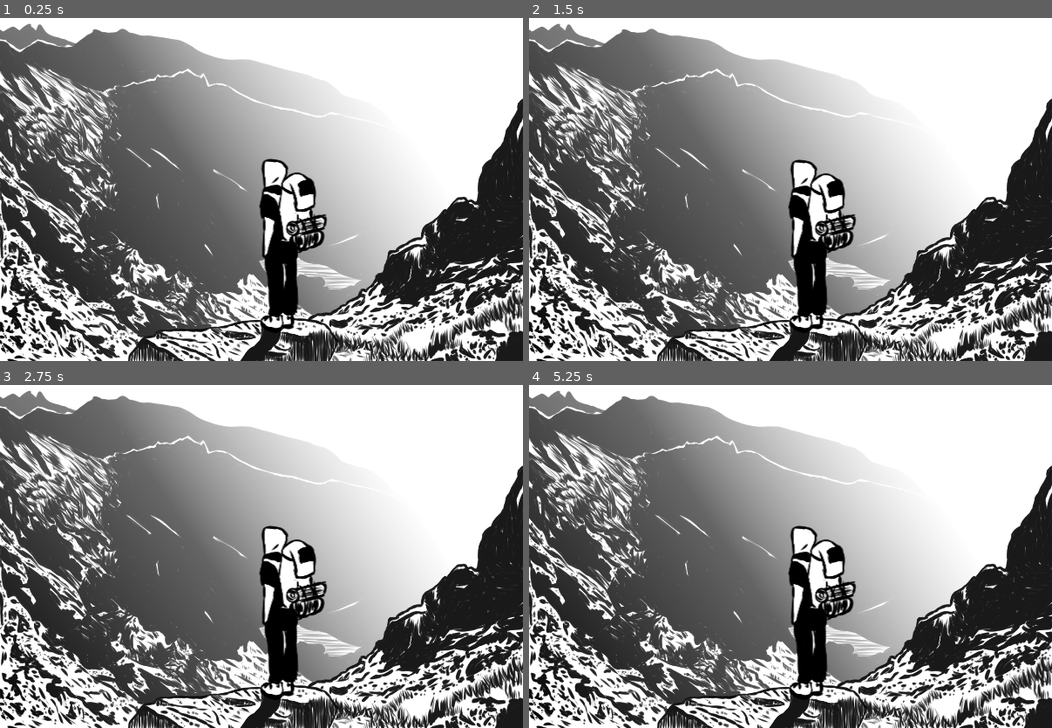
Above: before the commit, frames 1-4 (two rows, left to right).
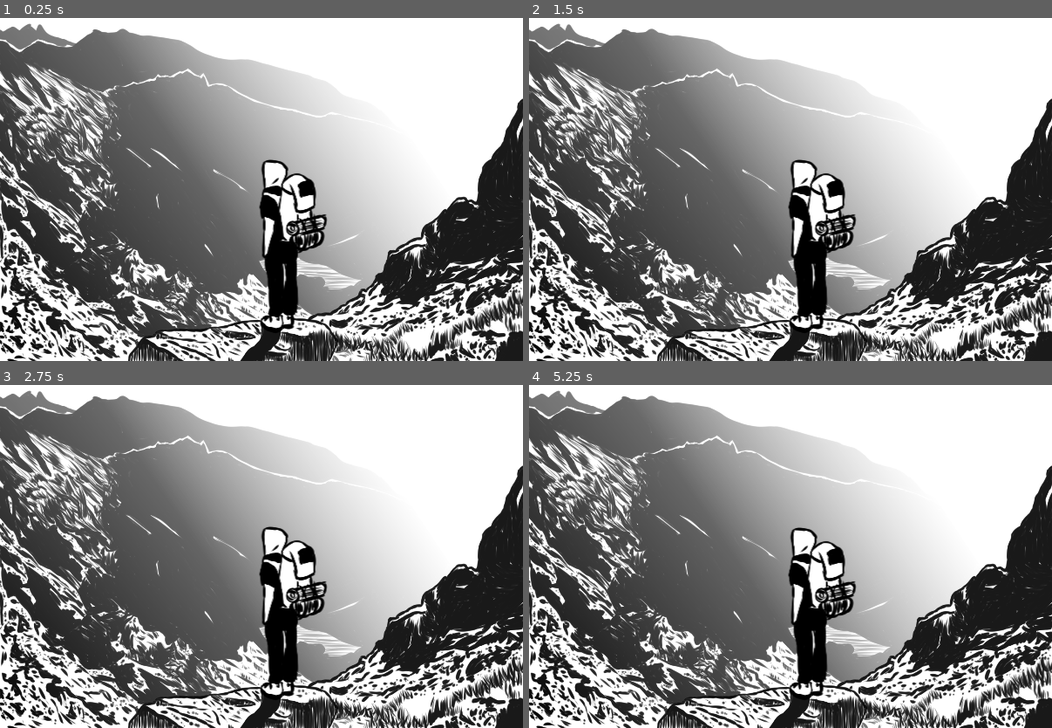
Above: after the commit, the same moments.

Repository: Ant0yne/35hJam_Edition-1
Game: Godot game, scene res://Scene/Jour2Saison1.tscn
Same seed, same stepped clock (60 frames per second), same inputs: the game is played once before the commit and once after it. This scene is started directly instead of the project's main scene. Sound files missing from this copy of the repository are replaced by a short silence.
Inputs (mouse positions are in pixels of both pictures, inside the frame that each line leads up to):
- Up to frame 1 (0.25 s): no input
- Up to frame 2 (1.5 s): move the mouse to (905, 144) at 0.52 s; click (905, 144) at 0.67 s; tap Enter at 1.25 s; move the mouse to (685, 182) at 1.27 s; click (685, 182) at 1.42 s
- Up to frame 3 (2.75 s): move the mouse to (313, 446) at 2.02 s; click (313, 446) at 2.17 s
- Up to frame 4 (5.25 s): move the mouse to (764, 611) at 2.77 s; click (764, 611) at 2.92 s; move the mouse to (947, 590) at 3.52 s; click (947, 590) at 3.67 s; tap Space at 4.25 s; move the mouse to (633, 474) at 4.27 s; click (633, 474) at 4.42 s; move the mouse to (816, 532) at 5.02 s; click (816, 532) at 5.17 s

The runs differ from the first frame. In frame 1, 0.3% of the frame differs, in the area x 49-61%, y 40-58%; in frame 2, nothing differs; in frame 3, 0.3%; in frame 4, 0.5%.

Commit message:
random bruit feu

Diff:
--- a/Scene/Jour1Saison1.tscn
+++ b/Scene/Jour1Saison1.tscn
@@ -380,7 +380,7 @@
 [node name="Personnage" type="AnimatedSprite" parent="."]
 position = Vector2( 99.1428, 362.122 )
 frames = SubResource( 9 )
-frame = 3
+frame = 2
 playing = true
 
 [node name="Herbe Perso" type="Sprite" parent="Personnage"]
--- a/Scene/Jour2Saison1.tscn
+++ b/Scene/Jour2Saison1.tscn
@@ -37,7 +37,6 @@
 [ext_resource path="res://Graphisme/Jour 2 Saison 1/Personnage/personnageJour2Saison10010.png" type="Texture" id=35]
 [ext_resource path="res://SD/Jour2Saison1.ogg" type="AudioStream" id=36]
 [ext_resource path="res://Script/Jour2Saison1.gd" type="Script" id=37]
-
 
 [sub_resource type="Shader" id=1]
 code = "// original wind shader from https://github.com/Maujoe/godot-simple-wind-shader-2d/tree/master/assets/maujoe.simple_wind_shader_2d
@@ -127,9 +126,18 @@
 [node name="Personnage" type="AnimatedSprite" parent="."]
 position = Vector2( 328.612, 309.951 )
 frames = SubResource( 3 )
-frame = 22
+frame = 29
 playing = true
 
-[node name="AudioStreamPlayer" type="AudioStreamPlayer" parent="."]
+[node name="Ambiance" type="AudioStreamPlayer" parent="."]
 stream = ExtResource( 36 )
 autoplay = true
+
+[node name="Area2D" type="Area2D" parent="."]
+
+[node name="CollisionPolygon2D" type="CollisionPolygon2D" parent="Area2D"]
+polygon = PoolVector2Array( -12.2283, 459.136, -5.99197, -19.2764, 613.183, -9.47649, 609.619, 143.758, 597.213, 154.715, 594.435, 164.636, 581.339, 187.257, 577.768, 207.099, 555.941, 228.529, 548.798, 273.77, 526.177, 265.833, 487.704, 299.845, 485.344, 313.531, 449.477, 326.273, 441.454, 352.701, 434.375, 352.701, 429.655, 364.972, 380.102, 395.648, 361.696, 398.479, 356.505, 402.255, 338.1, 399.895, 341.403, 322.497, 347.538, 324.857, 369.719, 316.362, 371.607, 305.036, 368.303, 300.316, 373.967, 297.013, 375.854, 282.855, 368.775, 282.855, 357.921, 285.214, 358.393, 275.304, 362.168, 252.651, 352.258, 239.437, 339.043, 234.245, 329.133, 239.437, 329.605, 224.335, 301.76, 219.615, 303.176, 253.123, 297.041, 272, 301.76, 289.934, 300.816, 327.217, 304.12, 338.543, 309.311, 398.951, 302.704, 399.423, 297.985, 402.255, 254.567, 411.694, 184.72, 414.053, 174.337, 420.66, 165.371, 422.076, 147.909, 442.841, 145.549, 457.471 )
+
+[node name="Vent" type="AudioStreamPlayer" parent="."]
+[connection signal="mouse_entered" from="Area2D" to="." method="_on_Area2D_mouse_entered"]
+[connection signal="mouse_exited" from="Area2D" to="." method="_on_Area2D_mouse_exited"]
--- a/Scene/Nuit1Saison1.tscn
+++ b/Scene/Nuit1Saison1.tscn
@@ -35,7 +35,6 @@
 [ext_resource path="res://SD/Nuit1Saison1.ogg" type="AudioStream" id=33]
 [ext_resource path="res://Script/Nuit1Saison1.gd" type="Script" id=34]
 
-
 [sub_resource type="SpriteFrames" id=1]
 animations = [ {
 "frames": [ ExtResource( 11 ), ExtResource( 10 ), ExtResource( 9 ), ExtResource( 7 ), ExtResource( 8 ), ExtResource( 5  …(421 unchanged characters)…
@@ -66,9 +65,19 @@
 [node name="Personnage" type="AnimatedSprite" parent="."]
 position = Vector2( 356, 337 )
 frames = SubResource( 1 )
-frame = 22
+frame = 25
 playing = true
 
-[node name="AudioStreamPlayer" type="AudioStreamPlayer" parent="."]
+[node name="Ambiance" type="AudioStreamPlayer" parent="."]
 stream = ExtResource( 33 )
 autoplay = true
+
+[node name="Area2D" type="Area2D" parent="."]
+
+[node name="CollisionPolygon2D" type="CollisionPolygon2D" parent="Area2D"]
+polygon = PoolVector2Array( 284.064, 335.617, 267.074, 373.372, 280.052, 388.238, 303.413, 386.823, 321.347, 377.148, 315.448, 365.821, 313.56, 345.528 )
+
+[node name="Craquement" type="AudioStreamPlayer" parent="."]
+[connection signal="mouse_entered" from="Area2D" to="." method="_on_Area2D_mouse_entered"]
+[connection signal="mouse_exited" from="Area2D" to="." method="_on_Area2D_mouse_exited"]
+[connection signal="finished" from="Craquement" to="." method="_on_Craquement_finished"]
--- a/Script/Jour1Saison1.gd
+++ b/Script/Jour1Saison1.gd
@@ -28,7 +28,6 @@
 		if event.button_index == BUTTON_LEFT and event.pressed and clique_possible == true and son_joue == false :
 			sonFeuilles.play()
 			son_joue = true
-			print(sonFeuilles.stream)
 
 func _process(delta):
 	if nuage.position.x > -305 :
--- a/Script/Jour2Saison1.gd
+++ b/Script/Jour2Saison1.gd
@@ -1,5 +1,16 @@
 extends Node2D
+
+var clic_possible = bool(false)
+
+func _ready():
+	clic_possible = false
 
 func _input(event):
 	if event.is_action_released("ui_cancel"):
 		get_tree().quit()
+
+func _on_Area2D_mouse_entered():
+	clic_possible = true
+
+func _on_Area2D_mouse_exited():
+	clic_possible = false
--- a/Script/Nuit1Saison1.gd
+++ b/Script/Nuit1Saison1.gd
@@ -1,5 +1,41 @@
 extends Node2D
+
+onready var craquement = $Craquement
+
+var clique_possible = bool(false)
+var son_joue = bool(false)
+
+var liste_sons = [
+	preload("res://SD/Craquement1.wav"),
+	preload("res://SD/Craquement2.wav"),
+	preload("res://SD/Craquement3.wav")
+]
+
+func _ready():
+	clique_possible = false
+	son_joue = false
+	_son_craquement_random(liste_sons)
 
 func _input(event):
 	if event.is_action_released("ui_cancel"):
 		get_tree().quit()
+	if event is InputEventMouseButton :
+		if event.button_index == BUTTON_LEFT and event.pressed and clique_possible and !son_joue :
+			craquement.play()
+			son_joue = true
+			print(craquement.stream)
+
+func _on_Area2D_mouse_entered():
+	clique_possible = true
+
+func _on_Area2D_mouse_exited():
+	clique_possible = false
+
+func _son_craquement_random(s:Array) -> void:
+	randomize()
+	s.shuffle()
+	craquement.stream = liste_sons.front()
+
+func _on_Craquement_finished():
+	_son_craquement_random(liste_sons)
+	son_joue = false
Not shown, added: SD/Craquement1.wav.import
Not shown, added: SD/Craquement2.wav.import
Not shown, added: SD/Craquement3.wav.import
Not shown, added: SD/Craquement1.wav
Not shown, added: SD/Craquement2.wav
Not shown, added: SD/Craquement3.wav
